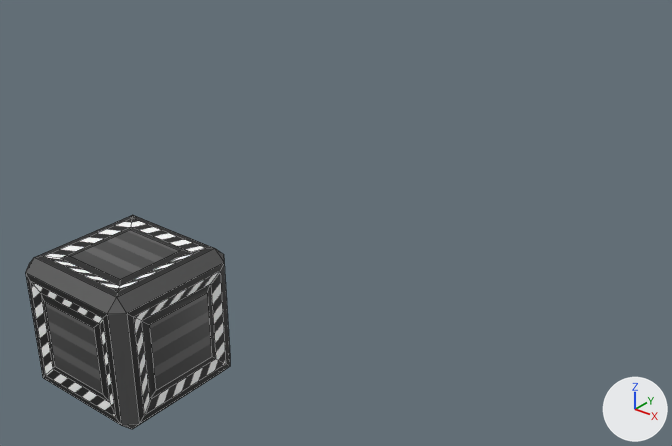
The Blender file Raw Assets/crate.blend, before and after one commit.
Rendered twice from a 50 mm lens placed at (4.76, -3.59, 3.55), pointed at (-0.22, 2.62, -0.3). Every picture has the same lights, and +X, +Y and +Z are marked at lower right. Mesh edges are drawn as thin lines.

Objects in the first picture: 'crate_small'.
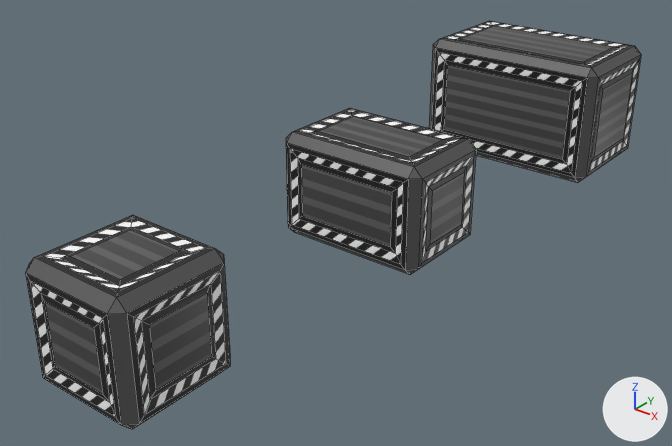
The newer file is also turned or shifted as a whole; pictures and numbers use the older file's frame.

The change, as a diff of the scene's bpy script:
```diff
--- a/Raw Assets/crate.blend.py
+++ b/Raw Assets/crate.blend.py
@@ me_cube_002 @@
+me_cube_002.from_pydata(...)  # 96 vertices, 98 faces; spans x -0.78..0.78, y -0.53..0.53, z -0.53..0.53
+me_cube_002.polygons.foreach_set('use_smooth', [True] * 98)
+me_cube_002.materials.append(mat_crate_white_png)  # picture img_crate_white_png
@@ me_cube_003 @@
+me_cube_003.from_pydata(...)  # 104 vertices, 98 faces; spans x -1.03..1.03, y -0.65..0.65, z -0.53..0.78
+me_cube_003.polygons.foreach_set('use_smooth', [True] * 98)
+me_cube_003.materials.append(mat_crate_white_png)  # picture img_crate_white_png
@@ ob_crate_medium @@
+ob_crate_medium = bpy.data.objects.new('crate_medium', me_cube_002)
+ob_crate_medium.location = (0.0, 3.0, 0.0)
@@ ob_crate_large @@
+ob_crate_large = bpy.data.objects.new('crate_large', me_cube_003)
+ob_crate_large.location = (0.0, 6.0, 0.0)
```

Where the change shows, as pixel boxes [x1, y1, x2, y2] in the pictures (672 x 446 px):
'crate_large', added
    after: [429, 20, 641, 183]
'crate_medium', added
    after: [286, 108, 476, 275]
